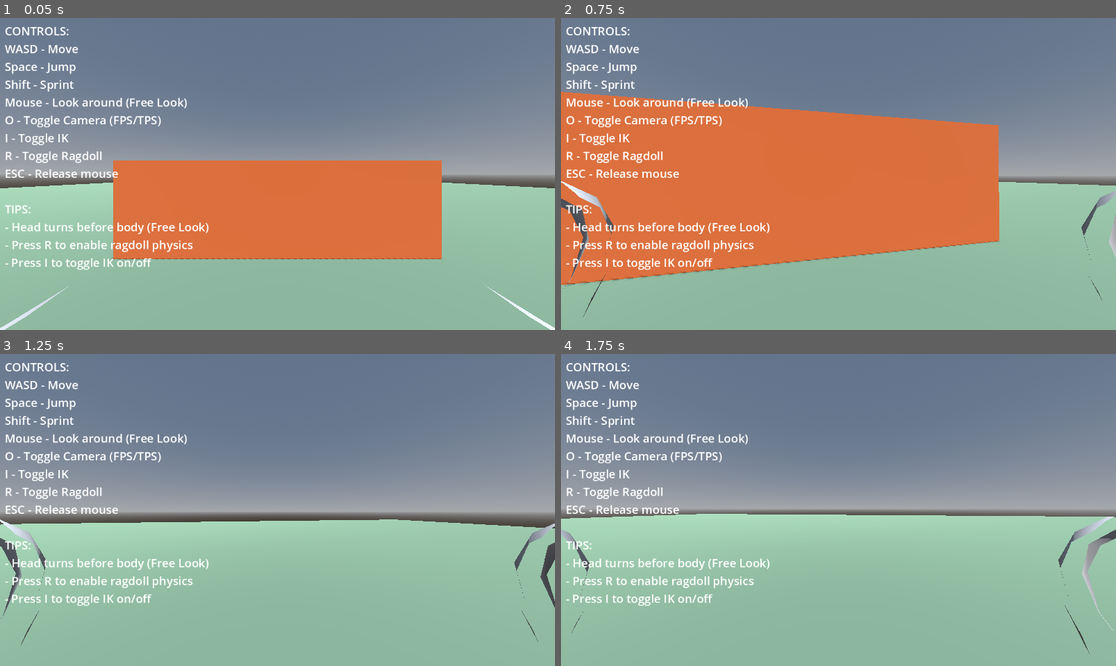
Above: before the commit, frames 1-4 (two rows, left to right).
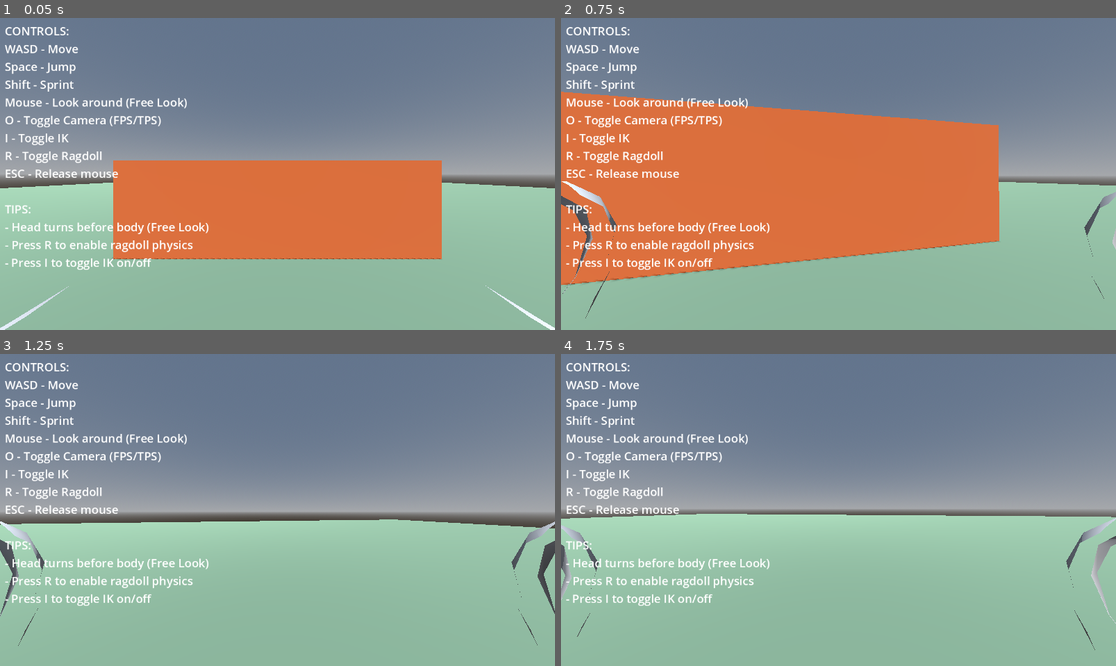
Above: after the commit, the same moments.

Repository: lmf-git/fpsikanimragdoll
Game: Godot game, scene res://world.tscn
The game is run twice, just before and just after one commit, with the same random seed, the same clock (stepped at 60 frames per second) and the same inputs.
Inputs (mouse positions are in pixels of both pictures, inside the frame that each line leads up to):
- Up to frame 1 (0.05 s): no input
- Up to frame 2 (0.75 s): move the mouse to (866, 174) at 0.52 s; hold W (move_forward) from 0.53 s (still down); hold Shift (sprint) from 0.53 s (still down)
- Up to frame 3 (1.25 s): keep holding W (move_forward); keep holding Shift (sprint); tap Space (jump) at 0.77 s
- Up to frame 4 (1.75 s): keep holding W (move_forward); move the mouse to (810, 510) at 1.27 s; release Shift (sprint) at 1.28 s; tap O (toggle_camera) at 1.35 s; tap Space (jump) at 1.52 s

Frame 1 is identical in both runs. In frame 2, 0.8% of the frame differs, in the area x 0-100%, y 31-97%; in frame 3, 0.8%; in frame 4, 1.4%, in the area x 0-100%, y 52-96%.

Commit message:
Link FPS and TPS cameras to character controller
Fixed camera switching not working by:
- Added fps_camera NodePath to FPSCamera node
- Added tps_camera NodePath to TPSCamera node
- Added missing exported variables (body_rotation_speed, free_look_threshold)
- Updated head_rotation_speed to 10.0 to match code

Now O key properly switches between FPS and TPS camera views.

Diff:
--- a/character.tscn
+++ b/character.tscn
@@ -16,13 +16,17 @@
 sprint_speed = 8.0
 jump_velocity = 4.5
 mouse_sensitivity = 0.003
+fps_camera = NodePath("FPSCamera")
+tps_camera = NodePath("TPSCamera")
 camera_mode = 0
 head_bone_name = "characters3d.com___Head"
 neck_bone_name = "characters3d.com___Neck"
 head_look_enabled = true
 max_head_rotation_x = 60.0
 max_head_rotation_y = 70.0
-head_rotation_speed = 5.0
+head_rotation_speed = 10.0
+body_rotation_speed = 8.0
+free_look_threshold = 45.0
 ik_enabled = true
 ragdoll_enabled = false
 
